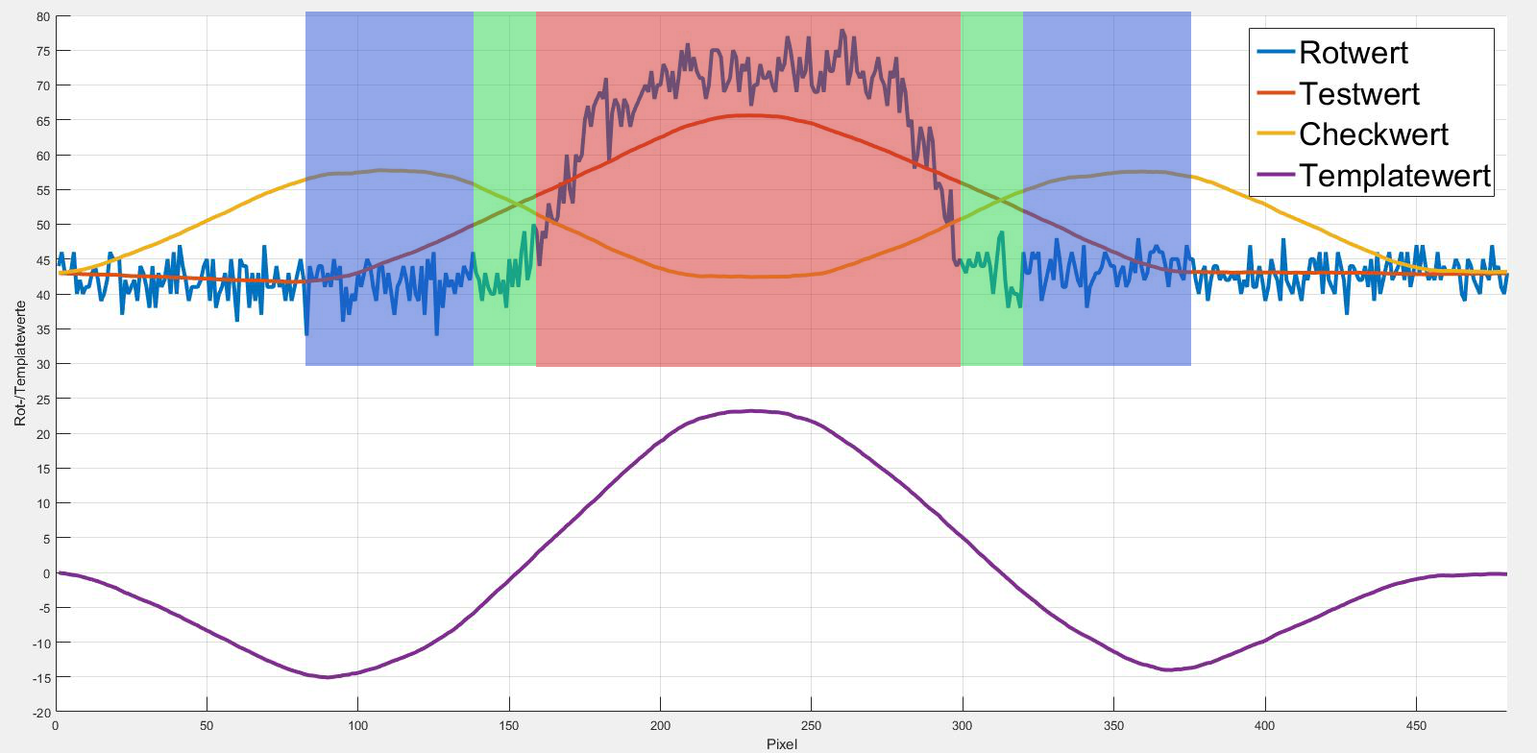
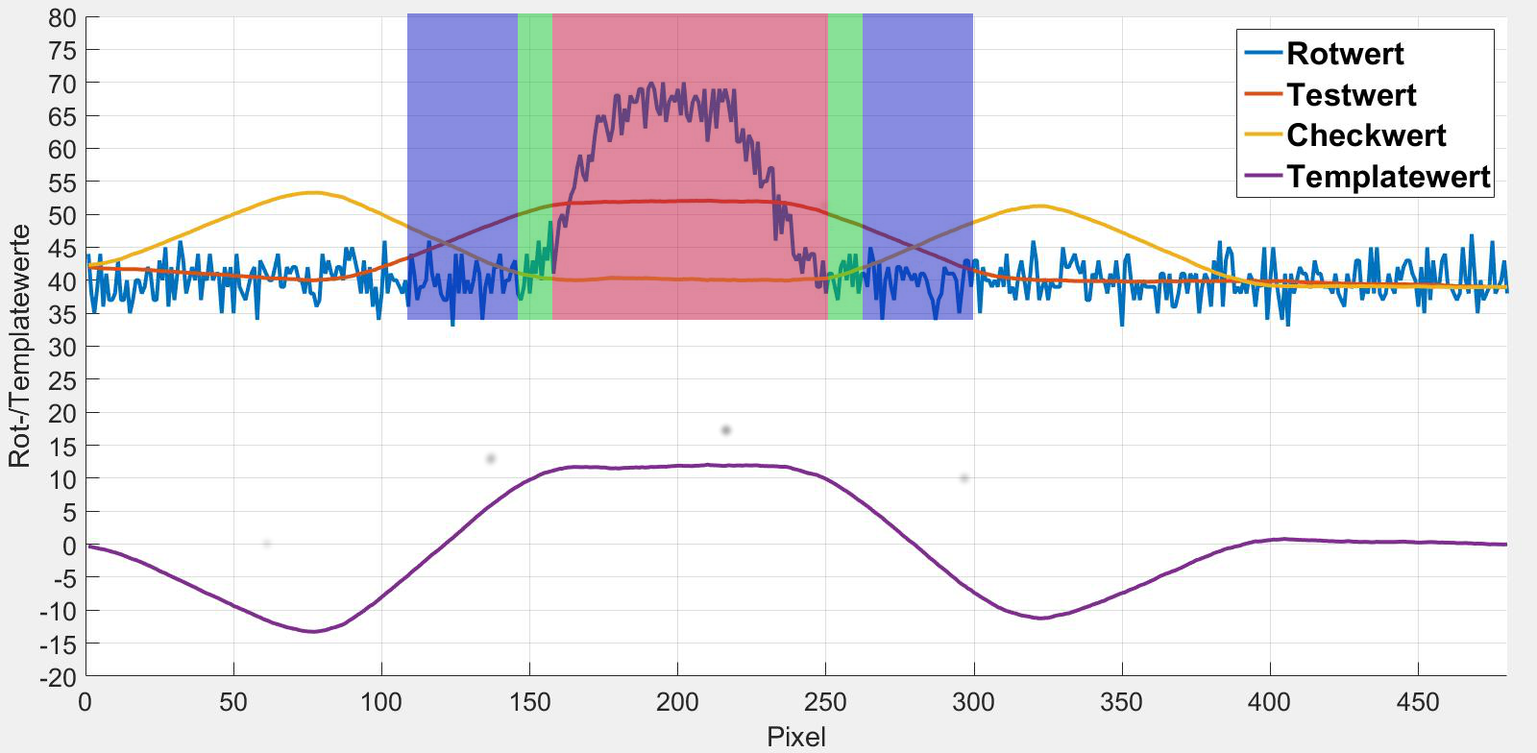
Before/after of a 1537 × 753 layered artwork. What changed in the layer stack:
painted on "Ebene" over [305, 11, 1192, 367]
renamed "template.jpg" to "rotSim.jpg", painted on it over [7, 7, 1522, 753]
